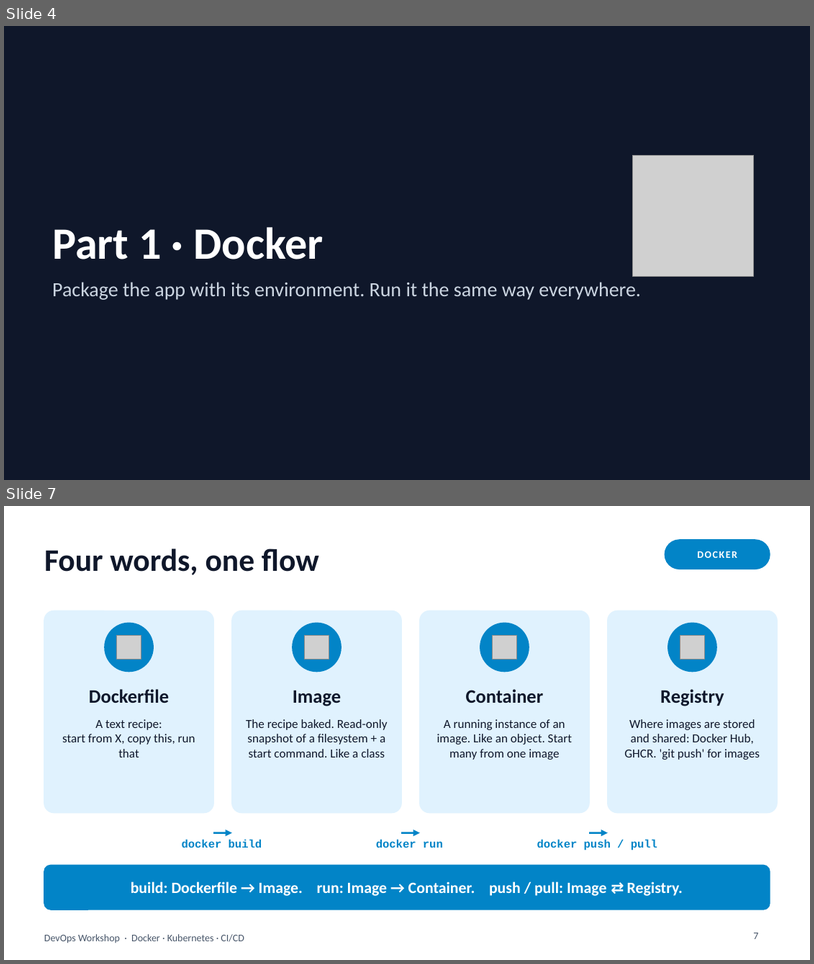
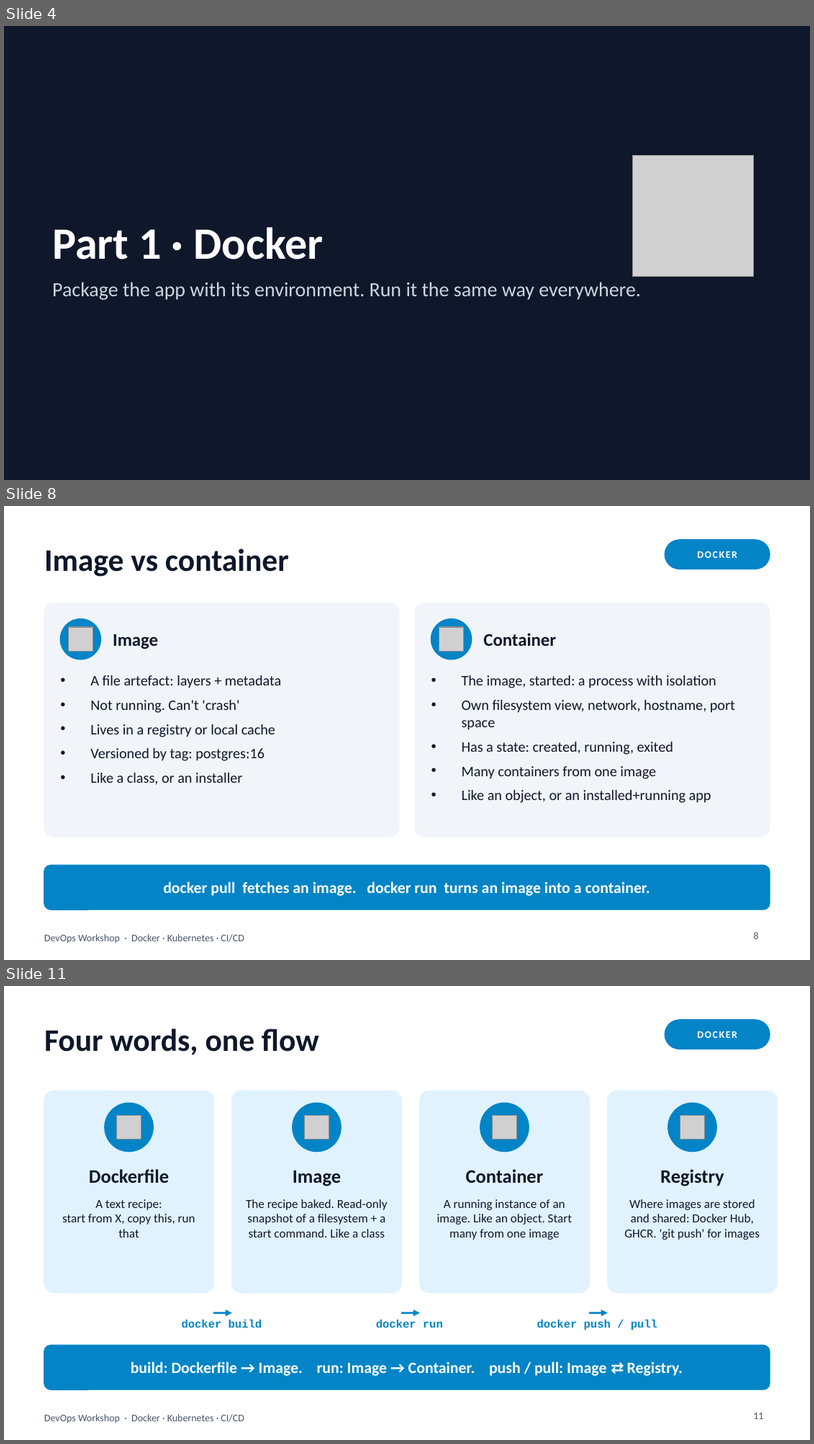
Before and after one commit to Atomiicradius/devops-session-10-26, a slide deck: slides/devops-workshop.pptx. Shown one above the other, each under a label of ours: slides 4 and 7 before the commit, slides 4, 8 and 11 after it; the slides between them are not shown. The pictures are 814x964 and 814x1444 pixels, drawn with LibreOffice and Linux fonts; fonts in the diff are those of the drawing; grey boxes stand for pictures. Boxes give left, top, right and bottom in pixels: in the first picture for what was removed or moved away, otherwise in the second. Text is boxed around its words. In the diff, an @@ line names an element or a change of style, - is before the commit and + after.

```diff
--- a/slides/devops-workshop.pptx
+++ b/slides/devops-workshop.pptx
@@ slide 8 added at <box>4,506,810,960</box>, background #FFFFFF; not listed: 1 template element that a slide beside it also shows @@
@@ title added at <box>44,548,289,577</box>, 28 pt, text #0F172A, bold @@
+Image vs container
@@ rounded rectangle added at <box>665,540,770,569</box>, fill #0284C7, outline #0284C7 1 pt @@
@@ text added at <box>697,551,738,558</box>, 9 pt, text #FFFFFF, bold @@
+DOCKER
@@ rounded rectangle added at <box>44,602,399,836</box>, fill #F1F5F9, outline #F1F5F9 1 pt @@
@@ rounded rectangle added at <box>415,602,770,836</box>, fill #F1F5F9, outline #F1F5F9 1 pt @@
@@ ellipse added at <box>60,619,100,659</box>, fill #0284C7, outline #0284C7 1 pt @@
@@ picture added at <box>69,627,93,651</box> @@
@@ text added at <box>113,634,158,649</box>, 16 pt, text #0F172A, bold @@
+Image
@@ ellipse added at <box>432,619,472,659</box>, fill #0284C7, outline #0284C7 1 pt @@
@@ picture added at <box>440,627,463,651</box> @@
@@ text added at <box>484,633,556,646</box>, 16 pt, text #0F172A, bold @@
+Container
@@ text added at <box>90,675,282,785</box>, 13 pt, text #0F172A @@
+• A file artefact: layers + metadata
+• Not running. Can't 'crash'
+• Lives in a registry or local cache
+• Versioned by tag: postgres:16
+• Like a class, or an installer
@@ text added at <box>462,675,736,803</box>, 13 pt, text #0F172A @@
+• The image, started: a process with isolation
+• Own filesystem view, network, hostname, port space
+• Has a state: created, running, exited
+• Many containers from one image
+• Like an object, or an installed+running app
@@ rounded rectangle added at <box>44,865,770,909</box>, fill #0284C7, outline #0284C7 1 pt @@
@@ text added at <box>163,881,651,896</box>, 14 pt, text #FFFFFF, bold @@
+docker pull fetches an image. docker run turns an image into a container.
@@ page number added at <box>754,932,759,939</box>, 9 pt, text #475569 @@
+8
@@ what was slide 7 is now slide 11 @@
@@ page number at <box>754,1412,764,1419</box>: text changed @@
-7
+11
```
Also in this commit, not shown: 7 slides changed, 8 other slides added, 1 slide removed, 2 other files.
